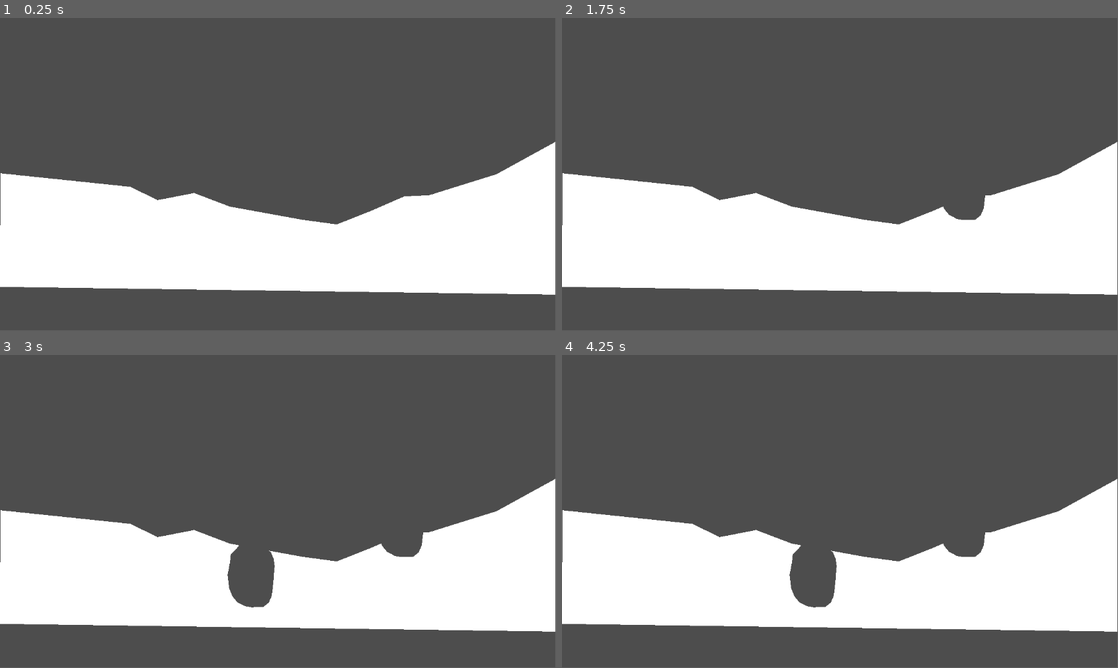
Above: before the commit, frames 1-4 (two rows, left to right).
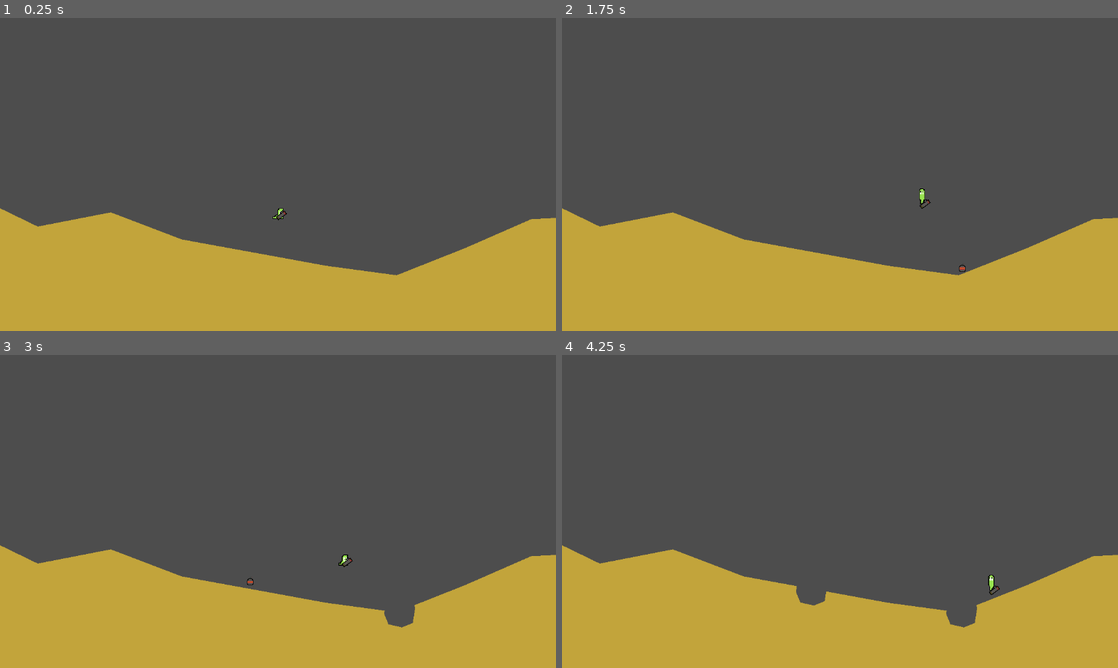
Above: after the commit, the same moments.

Repository: WilliamOFDavis/slugs_2d
Game: Godot game, scene res://Scenes/levels/level.tscn
Same seed, same stepped clock (60 frames per second), same inputs: the game is played once before the commit and once after it. Before the commit the project starts from res://level.tscn.
Inputs (mouse positions are in pixels of both pictures, inside the frame that each line leads up to):
- Up to frame 1 (0.25 s): no input
- Up to frame 2 (1.75 s): tap Enter at 0.5 s; move the mouse to (962, 158) at 0.52 s; hold D (move_right, bound only after the commit) from 0.53 s (still down); tap Space (jump, bound only after the commit) at 0.6, 0.77, 1.07, 1.35, 1.52 s; click (962, 158) at 0.67 s; move the mouse to (728, 190) at 1.27 s
- Up to frame 3 (3 s): tap Space (jump, bound only after the commit) at 1.82, 2.1, 2.85 s; move the mouse to (333, 442) at 2.02 s; release D (move_right, bound only after the commit) at 2.03 s; hold A (move_left, bound only after the commit) 2.03-2.78 s; move the mouse to (250, 574) at 2.77 s; hold D (move_right, bound only after the commit) from 2.78 s (still down); click (250, 574) at 2.92 s
- Up to frame 4 (4.25 s): keep holding D (move_right, bound only after the commit); tap Space (jump, bound only after the commit) at 3.02, 3.32, 3.6, 3.77, 4.07 s; move the mouse to (1006, 558) at 3.52 s
In our replay, the window is 799x449 before the commit and 800x450 after it. These sizes can differ from the game's own. Grey fills any space a smaller window leaves; there, only what the larger window draws over its background counts as a difference.

The runs differ from the first frame. In frame 1, 44% of the frame differs, in the area x 0-100%, y 0-100%; in frame 2, 44%; in frame 3, 43%; in frame 4, 42%.

Commit message:
added slug scene, editted terrain and added sprites

Diff:
--- a/level.gd
+++ b/Scenes/levels/level.gd
@@ -1,7 +1,7 @@
 extends Node2D
 
-var rocket_scene = preload("res://rocket.tscn")
-var terrain_piece_scene = preload("res://terrain_piece.tscn")
+var rocket_scene = preload("res://Scenes/projectiles/rocket.tscn")
+var terrain_piece_scene = preload("res://Scenes/terrain/terrain_piece.tscn")
 
 @onready var terrain = $Terrain
 # Called when the node enters the scene tree for the first time.
@@ -9,7 +9,7 @@
 	for piece in terrain.get_children():
 		piece.connect("new_terrain", spawn_new_terrain)
 
-func _process(delta: float) -> void:
+func _process(_delta: float) -> void:
 	pass
 
 func _unhandled_input(event: InputEvent) -> void:
@@ -22,14 +22,14 @@
 	rocket.global_position = spawn_pos
 	$Projectiles.add_child(rocket)
 
-func _on_area_2d_body_entered(body: Node2D) -> void:
-	pass # Replace with function body.
 
-func spawn_new_terrain(visual_poly: Array, new_position: Vector2) -> void:
+func spawn_new_terrain(visual_poly: Array, _new_position: Vector2, terrain_color: Color) -> void:
 	var new_visual_polygon: Polygon2D = Polygon2D.new()
 	var new_terrain_piece: TerrainPiece = terrain_piece_scene.instantiate()
 	new_visual_polygon.polygon = visual_poly
+
 	new_terrain_piece.connect("new_terrain", spawn_new_terrain)
 	#new_terrain_piece.global_position = new_position
 	terrain.add_child(new_terrain_piece)
 	new_terrain_piece.set_visual_polygon(new_visual_polygon)
+	new_terrain_piece.set_color(terrain_color)
--- /dev/null
+++ b/Scenes/levels/level.tscn
@@ -0,0 +1,24 @@
+[gd_scene load_steps=4 format=3 uid="uid://bmsyehs374dvv"]
+
+[ext_resource type="Script" uid="uid://xq7qmrt5syrd" path="res://Scenes/levels/level.gd" id="1_u52ul"]
+[ext_resource type="PackedScene" uid="uid://b5vhx7wv1nesu" path="res://Scenes/slugs/slug.tscn" id="3_d6e32"]
+[ext_resource type="PackedScene" uid="uid://bkypmtjpte0d4" path="res://Scenes/terrain/terrain_piece.tscn" id="3_oi3di"]
+
+[node name="Level" type="Node2D"]
+script = ExtResource("1_u52ul")
+
+[node name="Camera2D" type="Camera2D" parent="."]
+zoom = Vector2(0.7, 0.7)
+
+[node name="Projectiles" type="Node2D" parent="."]
+
+[node name="Terrain" type="Node2D" parent="."]
+
+[node name="TerrainPiece" parent="Terrain" node_paths=PackedStringArray("visual_polygon") instance=ExtResource("3_oi3di")]
+visual_polygon = NodePath("TerrainPoly")
+
+[node name="TerrainPoly" type="Polygon2D" parent="Terrain/TerrainPiece"]
+color = Color(0.763743, 0.64334, 0.235081, 1)
+polygon = PackedVector2Array(-1642, -5, -1647, 668, 1649, 714, 1649, -193, 1298, 0, 898, 125, 750, 132, 553, 218, 351, 298, 143, 270, -285, 192, -495, 112, -711, 154, -874, 75)
+
+[node name="Slug" parent="." instance=ExtResource("3_d6e32")]
--- a/rocket.gd
+++ b/Scenes/projectiles/rocket.gd
@@ -9,7 +9,7 @@
 
 
 # Called every frame. 'delta' is the elapsed time since the previous frame.
-func _process(delta: float) -> void:
+func _process(_delta: float) -> void:
 	pass
 
 func _physics_process(delta: float) -> void:
--- /dev/null
+++ b/Scenes/projectiles/rocket.tscn
@@ -0,0 +1,24 @@
+[gd_scene load_steps=3 format=3 uid="uid://ccgpwyb4cbshp"]
+
+[ext_resource type="Script" uid="uid://dnx8jrxuvqb2o" path="res://Scenes/projectiles/rocket.gd" id="1_5gt1y"]
+[ext_resource type="Texture2D" uid="uid://cgtoex6mms835" path="res://Graphics/bomb.png" id="2_q8xow"]
+
+[node name="Rocket" type="Node2D"]
+script = ExtResource("1_5gt1y")
+
+[node name="Sprite2D" type="Sprite2D" parent="."]
+z_index = 1
+rotation = -1.5708
+scale = Vector2(1.5, 1.5)
+texture = ExtResource("2_q8xow")
+
+[node name="ExplosionRadius" type="Polygon2D" parent="."]
+color = Color(1, 1, 1, 0)
+polygon = PackedVector2Array(-42, -29, -5, -44, 40, -37, 53, -5, 44, 35, 13, 48, -27, 43, -44, 18, -44, -13)
+
+[node name="Area2D" type="Area2D" parent="."]
+
+[node name="CollisionPolygon2D" type="CollisionPolygon2D" parent="Area2D"]
+polygon = PackedVector2Array(-4, -4, -2, -4, -2, -5, 2, -5, 2, -4, 4, -4, 4, -3, 5, -3, 5, -2, 6, -2, 6, 0, 7, 0, 7, 5, 6, 5, 6, 7, 5, 7, 5, 8, -5, 8, -5, 7, -6, 7, -6, 5, -7, 5, -7, 0, -6, 0, -6, -2, -5, -2, -5, -3, -4, -3)
+
+[connection signal="body_entered" from="Area2D" to="." method="_on_area_2d_body_entered"]
--- /dev/null
+++ b/Scenes/slugs/slug.gd
@@ -0,0 +1,31 @@
+extends CharacterBody2D
+
+var jumping = false
+var gravity: float = 50.0
+# Called when the node enters the scene tree for the first time.
+func _ready() -> void:
+	$AnimatedSprite2D.play("walk")
+
+
+# Called every frame. 'delta' is the elapsed time since the previous frame.
+func _process(_delta: float) -> void:
+	pass
+
+func _physics_process(_delta: float) -> void:
+	var x_direction: float = Input.get_axis("move_left","move_right")
+	velocity.x = 200 * x_direction
+	if x_direction == -1:
+		$AnimatedSprite2D.flip_h = true
+	elif x_direction == 1:
+		$AnimatedSprite2D.flip_h = false
+	if !is_on_floor():
+		velocity.y += gravity
+	if is_on_floor() and jumping:
+		jumping = false
+		$AnimatedSprite2D.play("walk")
+	if Input.is_action_just_pressed("jump") and is_on_floor():
+		$AnimatedSprite2D.play("jump")
+		jumping = true
+		velocity.y = -1000.0
+
+	move_and_slide()
--- /dev/null
+++ b/Scenes/slugs/slug.tscn
@@ -0,0 +1,93 @@
+[gd_scene load_steps=14 format=3 uid="uid://b5vhx7wv1nesu"]
+
+[ext_resource type="Script" uid="uid://bdpej2kfuy5pv" path="res://Scenes/slugs/slug.gd" id="1_f0h22"]
+[ext_resource type="Texture2D" uid="uid://dq1am2jl6abm" path="res://Graphics/slug_walk.png" id="1_piqcb"]
+[ext_resource type="Texture2D" uid="uid://o13ko2ii1c61" path="res://Graphics/slug_jump.png" id="2_lqw8j"]
+[ext_resource type="Texture2D" uid="uid://co01f0fyblng8" path="res://Graphics/RocketLauncher.png" id="4_qqoxf"]
+
+[sub_resource type="AtlasTexture" id="AtlasTexture_lqw8j"]
+atlas = ExtResource("2_lqw8j")
+region = Rect2(0, 0, 16, 32)
+
+[sub_resource type="AtlasTexture" id="AtlasTexture_qqoxf"]
+atlas = ExtResource("2_lqw8j")
+region = Rect2(20, 0, 16, 32)
+
+[sub_resource type="AtlasTexture" id="AtlasTexture_kq1qn"]
+atlas = ExtResource("2_lqw8j")
+region = Rect2(40, 0, 16, 32)
+
+[sub_resource type="AtlasTexture" id="AtlasTexture_syic4"]
+atlas = ExtResource("2_lqw8j")
+region = Rect2(60, 0, 16, 32)
+
+[sub_resource type="AtlasTexture" id="AtlasTexture_bahlg"]
+atlas = ExtResource("2_lqw8j")
+region = Rect2(80, 0, 16, 32)
+
+[sub_resource type="AtlasTexture" id="AtlasTexture_0eabb"]
+atlas = ExtResource("1_piqcb")
+region = Rect2(0, 0, 16, 32)
+
+[sub_resource type="AtlasTexture" id="AtlasTexture_y0dos"]
+atlas = ExtResource("1_piqcb")
+region = Rect2(20, 0, 16, 32)
+
+[sub_resource type="AtlasTexture" id="AtlasTexture_2reqc"]
+atlas = ExtResource("1_piqcb")
+region = Rect2(40, 0, 16, 32)
+
+[sub_resource type="SpriteFrames" id="SpriteFrames_kq1qn"]
+animations = [{
+"frames": [{
+"duration": 1.0,
+"texture": SubResource("AtlasTexture_lqw8j")
+}, {
+"duration": 1.0,
+"texture": SubResource("AtlasTexture_qqoxf")
+}, {
+"duration": 1.0,
+"texture": SubResource("AtlasTexture_kq1qn")
+}, {
+"duration": 1.0,
+"texture": SubResource("AtlasTexture_syic4")
+}, {
+"duration": 1.0,
+"texture": SubResource("AtlasTexture_bahlg")
+}],
+"loop": false,
+"name": &"jump",
+"speed": 7.0
+}, {
+"frames": [{
+"duration": 1.0,
+"texture": SubResource("AtlasTexture_0eabb")
+}, {
+"duration": 1.0,
+"texture": SubResource("AtlasTexture_y0dos")
+}, {
+"duration": 1.0,
+"texture": SubResource("AtlasTexture_2reqc")
+}],
+"loop": true,
+"name": &"walk",
+"speed": 5.0
+}]
+
+[node name="Slug" type="CharacterBody2D"]
+script = ExtResource("1_f0h22")
+
+[node name="AnimatedSprite2D" type="AnimatedSprite2D" parent="."]
+scale = Vector2(2, 2)
+sprite_frames = SubResource("SpriteFrames_kq1qn")
+animation = &"walk"
+speed_scale = 2.0
+
+[node name="RocketLauncher" type="Sprite2D" parent="AnimatedSprite2D"]
+position = Vector2(5, 10.5)
+rotation = -0.628319
+texture = ExtResource("4_qqoxf")
+
+[node name="CollisionPolygon2D" type="CollisionPolygon2D" parent="."]
+position = Vector2(0, 16)
+polygon = PackedVector2Array(15, -15, 16, 15, -19, 15, -3, 4, 0, -13)
--- a/terrain_piece.gd
+++ b/Scenes/terrain/terrain_piece.gd
@@ -7,10 +7,9 @@
 
 var collision_polygon: CollisionPolygon2D = CollisionPolygon2D.new()
 
-signal new_terrain(visual_poly, new_pos)
+signal new_terrain(visual_poly, new_pos, color)
 
 func _ready() -> void:
-	collision_polygon
 	collision_polygon.polygon = visual_polygon.polygon
 	call_deferred("add_child",collision_polygon)
 
@@ -37,7 +36,7 @@
 			var poly_local = []
 			for point in poly:
 				poly_local.append(point)
-			new_terrain.emit(poly_local, Vector2.ZERO)
+			new_terrain.emit(poly_local, Vector2.ZERO, visual_polygon.color)
 	#visual_polygon.polygon = resultant_poly_local
 	visual_polygon.set_deferred("polygon", resultant_poly_local)
 	collision_polygon.set_deferred("polygon", resultant_poly_local)
@@ -46,3 +45,6 @@
 	visual_polygon =  visual_poly
 	collision_polygon.polygon = visual_poly.polygon
 	call_deferred("add_child", visual_polygon)
+
+func set_color(poly_color: Color) -> void:
+	visual_polygon.color = poly_color
--- a/terrain_piece.tscn
+++ b/Scenes/terrain/terrain_piece.tscn
@@ -1,6 +1,6 @@
 [gd_scene load_steps=2 format=3 uid="uid://bkypmtjpte0d4"]
 
-[ext_resource type="Script" uid="uid://dyc7iop22c1o7" path="res://terrain_piece.gd" id="1_sm8rl"]
+[ext_resource type="Script" uid="uid://dyc7iop22c1o7" path="res://Scenes/terrain/terrain_piece.gd" id="1_sm8rl"]
 
 [node name="TerrainPiece" type="StaticBody2D" groups=["destructible"]]
 script = ExtResource("1_sm8rl")
--- /dev/null
+++ b/character_body_2d.gd
@@ -0,0 +1,20 @@
+extends CharacterBody2D
+
+var gravity: float = 50.0
+# Called when the node enters the scene tree for the first time.
+func _ready() -> void:
+	pass # Replace with function body.
+
+
+# Called every frame. 'delta' is the elapsed time since the previous frame.
+func _process(_delta: float) -> void:
+	pass
+
+func _physics_process(_delta: float) -> void:
+	var x_direction: float = Input.get_axis("move_left","move_right")
+	velocity.x = 200 * x_direction
+	if !is_on_floor():
+		velocity.y += gravity
+	if Input.is_action_just_pressed("jump") and is_on_floor():
+		velocity.y = -1000.0
+	move_and_slide()
--- a/level.tscn
+++ /dev/null
@@ -1,32 +0,0 @@
-[gd_scene load_steps=3 format=3 uid="uid://bmsyehs374dvv"]
-
-[ext_resource type="Script" uid="uid://xq7qmrt5syrd" path="res://level.gd" id="1_u52ul"]
-[ext_resource type="PackedScene" uid="uid://bkypmtjpte0d4" path="res://terrain_piece.tscn" id="3_oi3di"]
-
-[node name="Level" type="Node2D"]
-script = ExtResource("1_u52ul")
-
-[node name="Polygon2D2" type="Polygon2D" parent="."]
-position = Vector2(4129, 1781)
-polygon = PackedVector2Array(114, -214, 243, -104, 268, 93, 327, 1108, -388, 1242, 67, 709, -203, 127, -222, -57, -151.518, -116.955, -68, -188, 33.9158, -202.559)
-
-[node name="Polygon2D3" type="Polygon2D" parent="."]
-position = Vector2(-3295, -340)
-polygon = PackedVector2Array(41, 10, -19, 253, -292, 114)
-
-[node name="Camera2D" type="Camera2D" parent="."]
-zoom = Vector2(0.35, 0.35)
-
-[node name="Polygon2D4" type="Polygon2D" parent="."]
-
-[node name="Polygon2D5" type="Polygon2D" parent="."]
-
-[node name="Projectiles" type="Node2D" parent="."]
-
-[node name="Terrain" type="Node2D" parent="."]
-
-[node name="TerrainPiece" parent="Terrain" node_paths=PackedStringArray("visual_polygon") instance=ExtResource("3_oi3di")]
-visual_polygon = NodePath("TerrainPoly")
-
-[node name="TerrainPoly" type="Polygon2D" parent="Terrain/TerrainPiece"]
-polygon = PackedVector2Array(-1642, -5, -1647, 668, 1649, 714, 1649, -193, 1298, 0, 898, 125, 750, 132, 553, 218, 351, 298, 143, 270, -285, 192, -495, 112, -711, 154, -874, 75)
--- a/project.godot
+++ b/project.godot
@@ -11,9 +11,14 @@
 [application]
 
 config/name="Worms2D"
-run/main_scene="res://level.tscn"
+run/main_scene="res://Scenes/levels/level.tscn"
 config/features=PackedStringArray("4.4", "Forward Plus")
 config/icon="res://icon.svg"
+
+[display]
+
+window/size/mode=3
+window/stretch/mode="viewport"
 
 [global_group]
 
@@ -26,3 +31,22 @@
 "events": [Object(InputEventMouseButton,"resource_local_to_scene":false,"resource_name":"","device":-1,"window_id":0,"a …(258 unchanged characters)…
 ]
 }
+move_left={
+"deadzone": 0.2,
+"events": [Object(InputEventKey,"resource_local_to_scene":false,"resource_name":"","device":-1,"window_id":0,"alt_pressed":false,"shift_pressed":false,"ctrl_pressed":false,"meta_pressed":false,"pressed":false,"keycode":0,"physical_keycode":65,"key_label":0,"unicode":97,"location":0,"echo":false,"script":null)
+]
+}
+move_right={
+"deadzone": 0.2,
+"events": [Object(InputEventKey,"resource_local_to_scene":false,"resource_name":"","device":-1,"window_id":0,"alt_pressed":false,"shift_pressed":false,"ctrl_pressed":false,"meta_pressed":false,"pressed":false,"keycode":0,"physical_keycode":68,"key_label":0,"unicode":100,"location":0,"echo":false,"script":null)
+]
+}
+jump={
+"deadzone": 0.2,
+"events": [Object(InputEventKey,"resource_local_to_scene":false,"resource_name":"","device":-1,"window_id":0,"alt_pressed":false,"shift_pressed":false,"ctrl_pressed":false,"meta_pressed":false,"pressed":false,"keycode":0,"physical_keycode":32,"key_label":0,"unicode":32,"location":0,"echo":false,"script":null)
+]
+}
+
+[rendering]
+
+textures/canvas_textures/default_texture_filter=0
--- a/rocket.tscn
+++ /dev/null
@@ -1,22 +0,0 @@
-[gd_scene load_steps=3 format=3 uid="uid://ccgpwyb4cbshp"]
-
-[ext_resource type="Script" uid="uid://dnx8jrxuvqb2o" path="res://rocket.gd" id="1_5gt1y"]
-[ext_resource type="Texture2D" uid="uid://oytoef6gg7e7" path="res://rocket.png" id="2_r2l15"]
-
-[node name="Rocket" type="Node2D"]
-script = ExtResource("1_5gt1y")
-
-[node name="Sprite2D" type="Sprite2D" parent="."]
-z_index = 1
-texture = ExtResource("2_r2l15")
-
-[node name="ExplosionRadius" type="Polygon2D" parent="."]
-color = Color(1, 1, 1, 0)
-polygon = PackedVector2Array(-132, -126, -94, -142, -50, -148, 1, -143, 41, -141, 83.2173, -135.974, 125, -131, 166, -113, 192, -80, 192.945, -46.1654, 193.916, -11.421, 187, 28, 163, 74, 128, 103, 80, 122, 1, 131, -73, 117, -121, 112, -157.509, 76.0531, -186, 48, -193, -10, -173, -58, -159, -93)
-
-[node name="Area2D" type="Area2D" parent="."]
-
-[node name="CollisionPolygon2D" type="CollisionPolygon2D" parent="Area2D"]
-polygon = PackedVector2Array(-64, -6, 64, -6, 64, 7, -64, 7)
-
-[connection signal="body_entered" from="Area2D" to="." method="_on_area_2d_body_entered"]
Binary file added: Graphics/RocketLauncher.png
Not shown, added: Graphics/RocketLauncher.png.import
Binary file added: Graphics/bomb.png
Not shown, added: Graphics/bomb.png.import
Renamed: rocket.png -> Graphics/rocket.png
Not shown, added: Graphics/rocket.png.import
Binary file added: Graphics/slug_jump.png
Not shown, changed: Graphics/slug_jump.png.import
Binary file added: Graphics/slug_walk.png
Not shown, added: Graphics/slug_walk.png.import
Renamed: level.gd.uid -> Scenes/levels/level.gd.uid
Renamed: static_body_2d.gd -> Scenes/levels/static_body_2d.gd
(and 5 more such lines)
